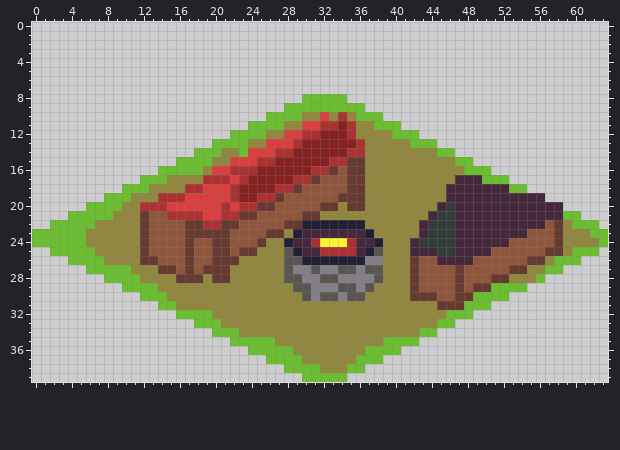
Pixel-art file: sprites/overworld/objects/province/economy/blacksmith/blacksmith.aseprite. Above, as it was before the edit.
64x40 pixels, 1 frame.
The result:
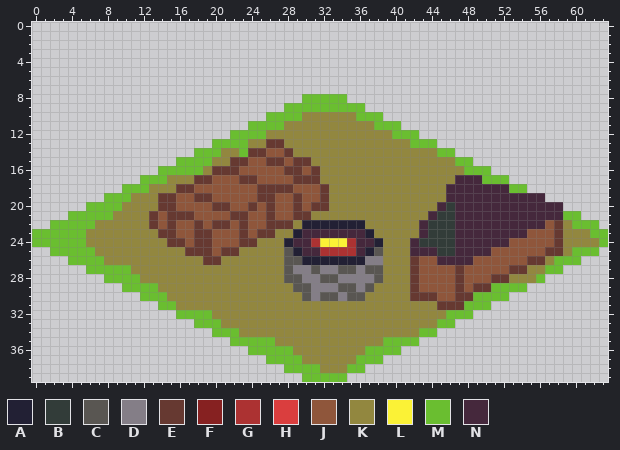
Palette (. is transparent): A #222034  B #323c39  C #595652  D #847e87  E #663931  F #862121  G #ac3232  H #da3e3e  J #8f563b  K #92873f  L #fbf236  M #6abe30  N #45283c
Edits made:
Layer "house":
y 10: x 32 H -> K; x 34 G -> K
y 11: x 30..35 HHGGFG -> KKKKKK
y 12: x 28..35 HHGGFFFG -> KKKKKKKK
y 13: x 26..36 HHHGFFFFFFG -> EEKKKKKKKKK
y 14: x 24..36 HHHGGFFFFFFGG -> EEJJEKKKKKKKK
y 15: x 22..36 HHHGGFFFFFFGGEE -> EEJJEEJEEKKKKKK
y 16: x 20..36 HHGGGFFFFFFGGEJEE -> EEEJJJJJEEJEKKKKK
y 17: x 18..30 KGGGHGFFFFFGG -> EEJJJEEJJJJEE; x 32..36 JJJEE -> KKKKK
y 18: x 16..29 KGGHHHGFFFFGGE -> EEJJJJJJJEEEEJ; x 32..36 JJJEE -> EKKKK
y 19: x 14..27 GGGHHHHHGFFGGE -> EEJJEEJJJJJEEJ; x 29 J -> E; x 32..36 JJEEE -> EKKKK
y 20: x 12..25 GGGHHHHHHGHGGE -> KKEEJJJJEEJJEJ; x 29 J -> E; x 31 J -> E; x 33 E -> K; x 35..36 EE -> KK
y 21: x 12..13 EJ -> KE; x 15..22 GGGGHHGG -> EEEJJJJE; x 24 E -> J; x 26 J -> E; x 29 J -> E; x 31 E -> K
y 22: x 12..13 EJ -> KE; x 15 J -> E; x 17 E -> J; x 19..20 GG -> JE; x 22..23 EJ -> JE; x 26..27 JJ -> EE; x 29 E -> K
y 23: x 12..15 EJJJ -> KKEE; x 17 E -> J; x 20..21 EE -> JJ; x 23 J -> E; x 25 J -> E; x 27 E -> K
y 24: x 12..21 EJJJJEJJEE -> KKKEEJEEJJ; x 23..25 JJE -> EEK
y 25: x 12..16 EJJJJ -> KKKKK; x 18..20 JJE -> EEJ; x 22..24 JEE -> EKK
y 26: x 12..19 EEJJJEJJ -> KKKKKKKE; x 21..22 EE -> KK
y 27: x 14..21 EEJEJEEE -> KKKKKKKK
y 28: x 16..18 EEE -> KKK; x 20..21 EE -> KK
Changed places in both pictures, as pixel boxes (x1, y1, x2, y2):
changed: (140, 112, 365, 283)
